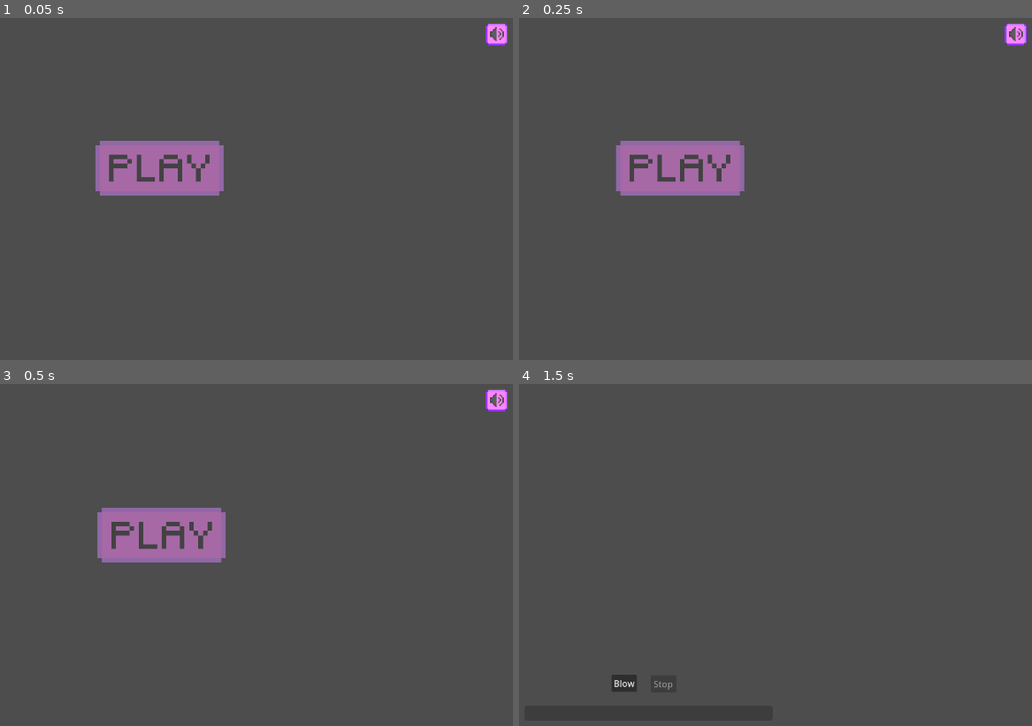
Above: before the commit, frames 1-4 (two rows, left to right).
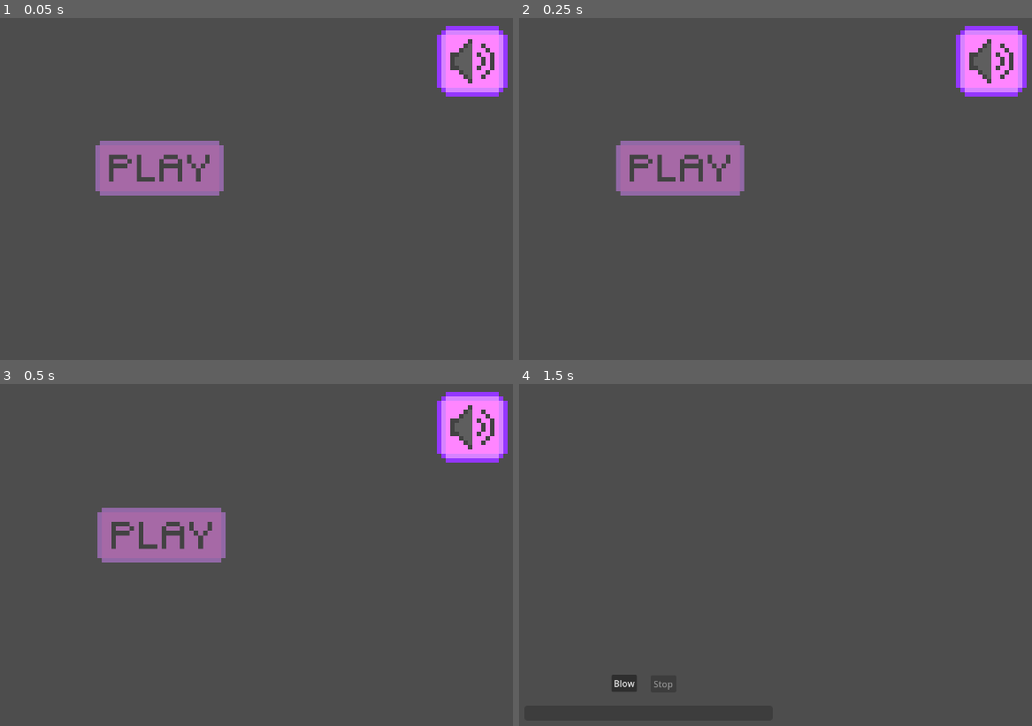
Above: after the commit, the same moments.

Repository: Topech/gamejam2025
Game: Godot game, scene res://main.tscn
Same seed, same stepped clock (60 frames per second), same inputs: the game is played once before the commit and once after it.
Inputs (mouse positions are in pixels of both pictures, inside the frame that each line leads up to; where the layout moved, square brackets give the same spot in the first picture):
- Up to frame 1 (0.05 s): no input
- Up to frame 2 (0.25 s): no input
- Up to frame 3 (0.5 s): no input
- Up to frame 4 (1.5 s): click (990, 428) [1016, 401] at 0.5 s; click "This button starts the game!" at 1.25 s

The runs differ from the first frame. In frame 1, 2.2% of the frame differs, in the area x 85-99%, y 1-23%; in frame 2, 2.2%; in frame 3, 2.2%; in frame 4, nothing differs.

Commit message:
Proper mute button now (still not functional)

Diff:
--- a/button.tscn
+++ b/button.tscn
@@ -2,9 +2,9 @@
 
 [ext_resource type="Script" path="res://button.gd" id="1_6syls"]
 [ext_resource type="Script" path="res://start_button.gd" id="2_d5gbx"]
+[ext_resource type="Texture2D" uid="uid://bciy3tvnlmt4" path="res://Assets/Buttons/Unmute_Large.png" id="2_wd6n5"]
+[ext_resource type="Texture2D" uid="uid://dqc7ey2a8n8dm" path="res://Assets/Buttons/Mute_Large.png" id="3_jg8vh"]
 [ext_resource type="Texture2D" uid="uid://degcmku0mhc20" path="res://Assets/Buttons/MainMenu/Play_2.png" id="3_mvdgq"]
-[ext_resource type="Texture2D" uid="uid://c6y3anolcs8vl" path="res://Assets/Buttons/Mute.png" id="4_h44qx"]
-[ext_resource type="Texture2D" uid="uid://dm1n7peunmaje" path="res://Assets/Buttons/Unmute.png" id="5_ojvjv"]
 
 [sub_resource type="StyleBoxEmpty" id="StyleBoxEmpty_nx3b4"]
 
@@ -39,13 +39,13 @@
 
 [node name="TextureButton" type="TextureButton" parent="."]
 layout_mode = 2
-offset_left = 1216.0
-offset_top = 19.0
-offset_right = 1262.0
-offset_bottom = 59.0
+offset_left = 1128.0
+offset_top = 24.0
+offset_right = 1256.0
+offset_bottom = 152.0
 toggle_mode = true
-texture_normal = ExtResource("4_h44qx")
-texture_pressed = ExtResource("5_ojvjv")
+texture_normal = ExtResource("2_wd6n5")
+texture_pressed = ExtResource("3_jg8vh")
 stretch_mode = 4
 
 [node name="Menu" type="VBoxContainer" parent="."]
